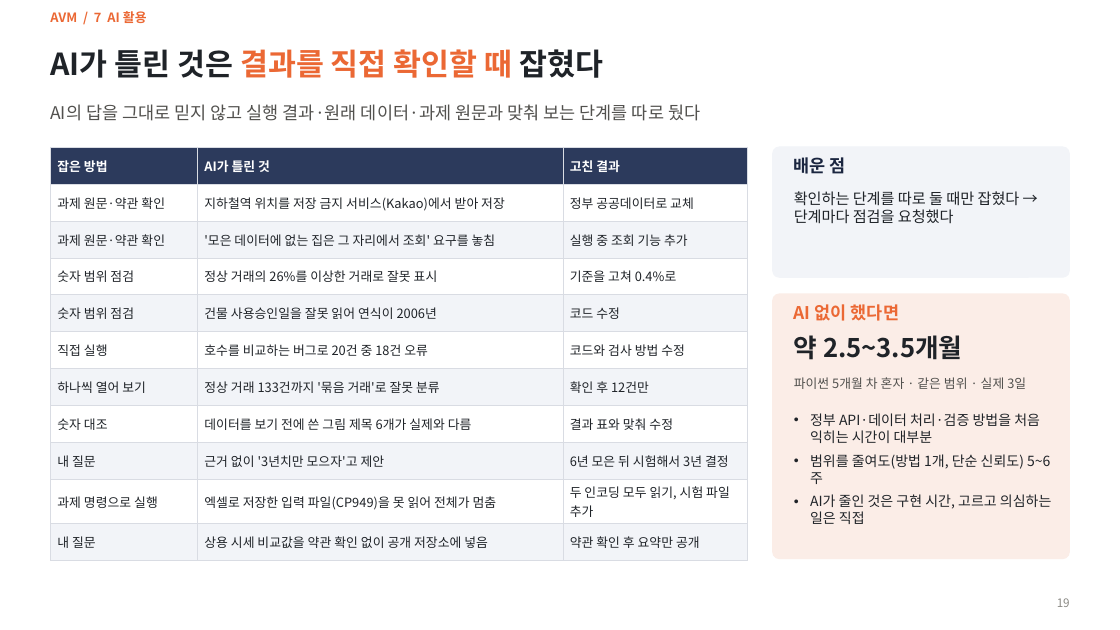
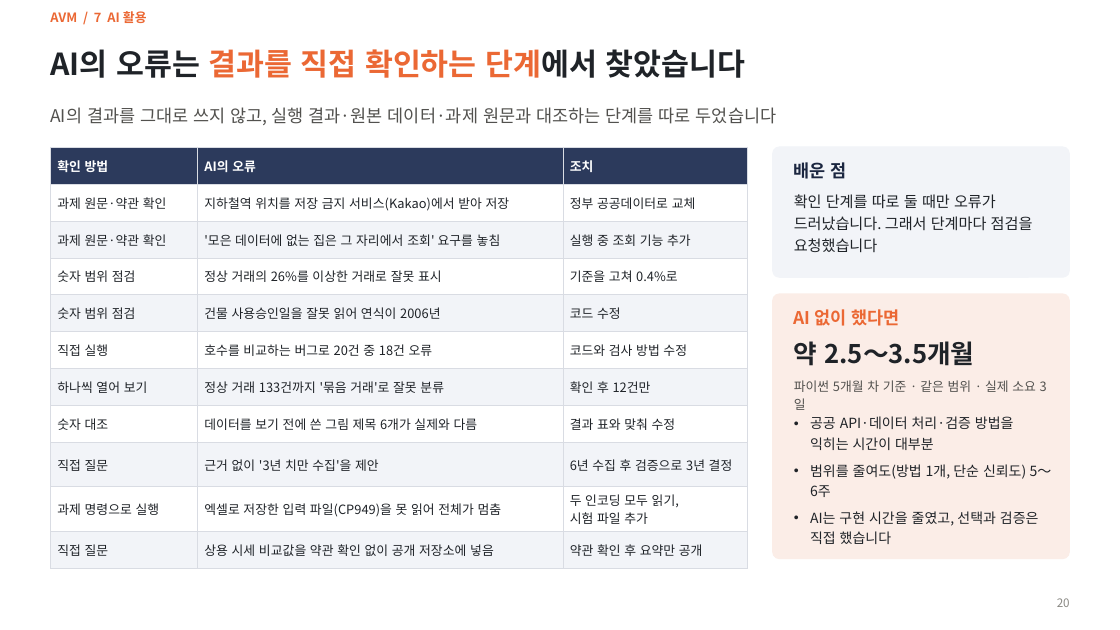
Before and after one commit to KimInSeok-DA/DA_Seoul_Villa_AVM, a slide deck: slide 20 of presentation/AVM_발표.pptx (slide 19 before the commit). Drawn at 1120x630 pixels with LibreOffice and Linux fonts; fonts in the diff are those of the drawing. Boxes give left, top, right and bottom in pixels: in the first picture for what was removed or moved away, otherwise in the second. Text is boxed around its words. In the diff, an @@ line names an element or a change of style, - is before the commit and + after.

Commit message:
PPT: 제출용 어투·Pretendard·한글 줄바꿈, 피드백 반영, 잘 맞힌 사례·실행 화면, 요약본 9장, PDF

```diff
--- a/presentation/AVM_발표.pptx
+++ b/presentation/AVM_발표.pptx
@@ title at [50, 49, 746, 78]: text changed @@
-AI가 틀린 것은 결과를 직접 확인할 때 잡혔다
+AI의 오류는 결과를 직접 확인하는 단계에서 찾았습니다
@@ text at [50, 107, 776, 125]: text changed @@
-AI의 답을 그대로 믿지 않고 실행 결과·원래 데이터·과제 원문과 맞춰 보는 단계를 따로 뒀다
+AI의 결과를 그대로 쓰지 않고, 실행 결과·원본 데이터·과제 원문과 대조하는 단계를 따로 두었습니다
@@ table at [50, 147, 748, 560] @@
-row 1: 잡은 방법 | AI가 틀린 것 | 고친 결과
+row 1: 확인 방법 | AI의 오류 | 조치
-row 9: 내 질문 | 근거 없이 '3년치만 모으자'고 제안 | 6년 모은 뒤 시험해서 3년 결정
+row 9: 직접 질문 | 근거 없이 '3년 치만 수집'을 제안 | 6년 수집 후 검증으로 3년 결정
-row 10, column 3: 두 인코딩 모두 읽기, 시험 파일 추가
+row 10, column 3: 두 인코딩 모두 읽기, / 시험 파일 추가
-row 11, column 1: 내 질문
+row 11, column 1: 직접 질문
@@ text "배운 점" at [794, 162, 847, 179]: line spacing 1 to 1.2 @@
@@ text at [794, 194, 1033, 252]: text changed @@
-확인하는 단계를 따로 둘 때만 잡혔다 → 단계마다 점검을 요청했다
+확인 단계를 따로 둘 때만 오류가 드러났습니다. 그래서 단계마다 점검을 요청했습니다
@@ text "AI 없이 했다면" at [794, 309, 900, 326]: line spacing 1 to 1.2 @@
@@ text at [794, 341, 975, 366]: text changed @@
-약 2.5~3.5개월
+약 2.5～3.5개월
@@ text at [794, 380, 1036, 392]: text changed @@
-파이썬 5개월 차 혼자 · 같은 범위 · 실제 3일
+파이썬 5개월 차 기준 · 같은 범위 · 실제 소요 3일
@@ text at [810, 416, 1052, 544]: text changed @@
-• 정부 API·데이터 처리·검증 방법을 처음 익히는 시간이 대부분
-• 범위를 줄여도(방법 1개, 단순 신뢰도) 5~6주
-• AI가 줄인 것은 구현 시간, 고르고 의심하는 일은 직접
+• 공공 API·데이터 처리·검증 방법을 익히는 시간이 대부분
+• 범위를 줄여도(방법 1개, 단순 신뢰도) 5～6주
+• AI는 구현 시간을 줄였고, 선택과 검증은 직접 했습니다
@@ page number at [1057, 598, 1070, 607]: text changed @@
-19
+20
```
Also in this commit, not shown: 28 other slides changed, 1 slide added, 14 other files.
